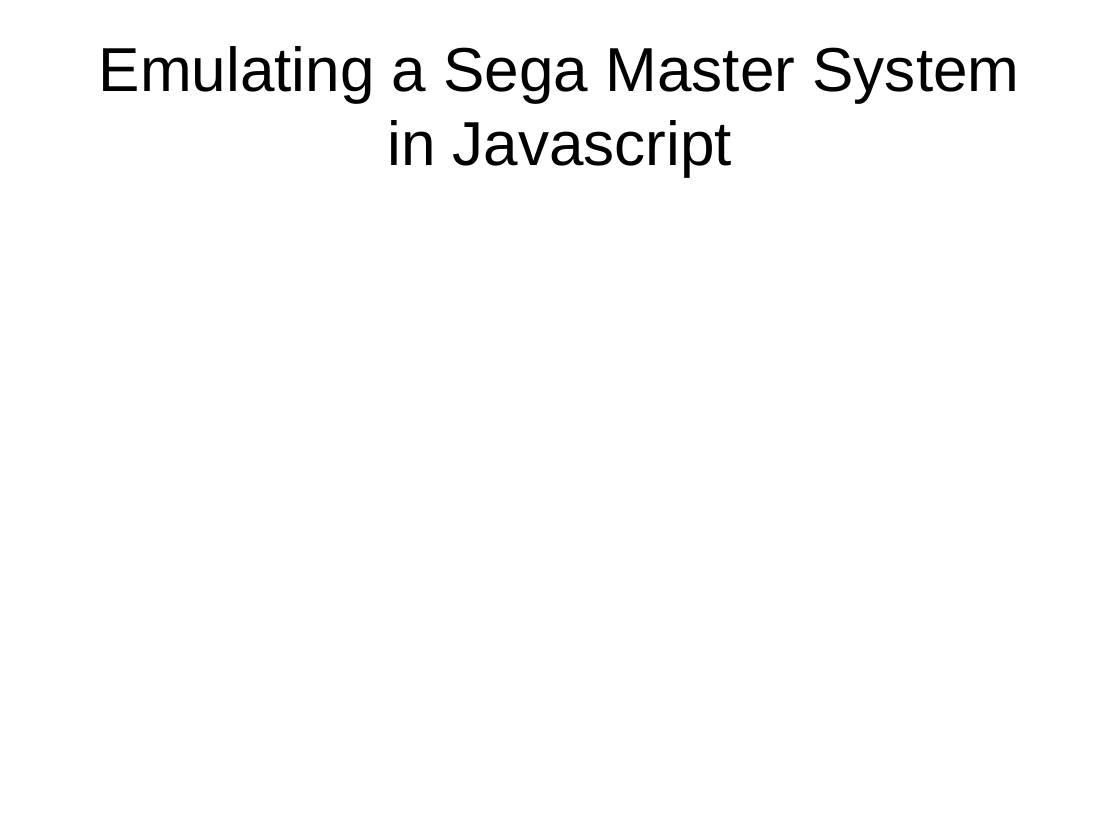
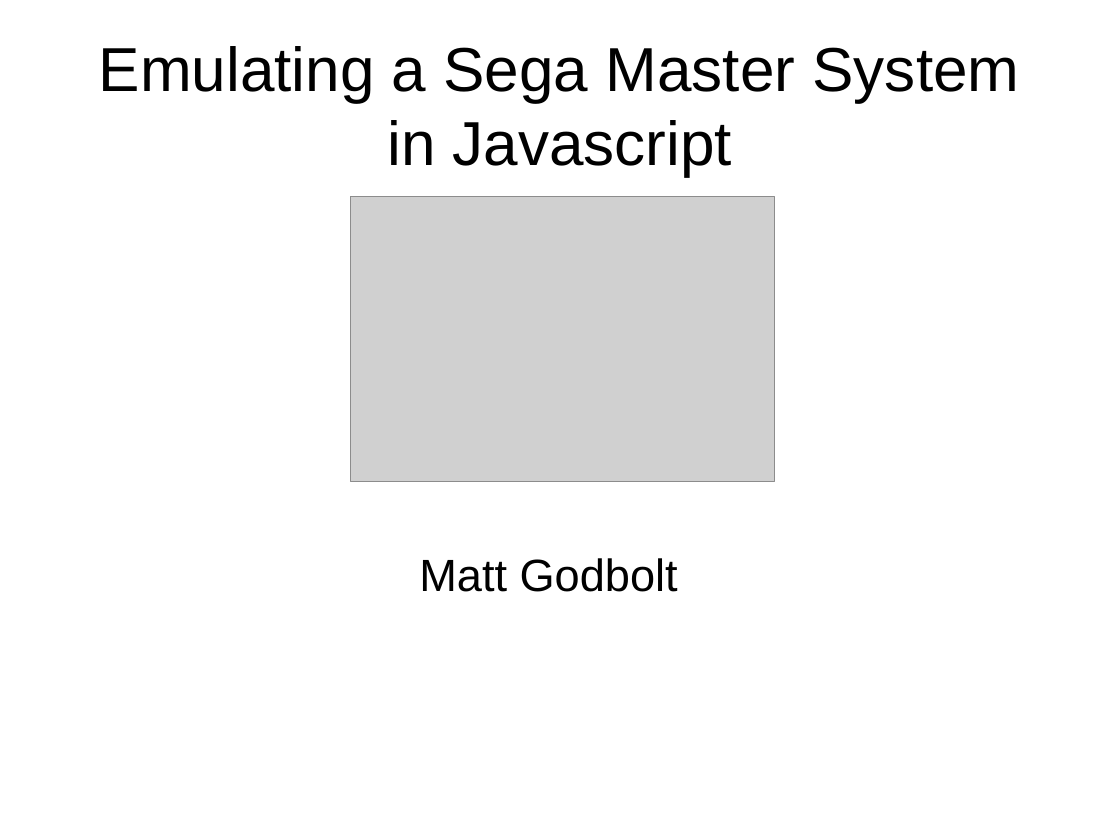
Before and after one commit to mattgodbolt/miracle-sms-emulator, a slide deck: slide 1 of emulating.odp. Drawn at 1120x840 pixels with LibreOffice and Linux fonts; fonts in the diff are those of the drawing; grey boxes stand for pictures. Boxes give left, top, right and bottom in pixels: in the first picture for what was removed or moved away, otherwise in the second. Text is boxed around its words. In the diff, an @@ line names an element or a change of style, - is before the commit and + after.

```diff
--- a/emulating.odp
+++ b/emulating.odp
@@ picture added at bbox=[351, 196, 774, 481] @@
@@ subtitle added at bbox=[419, 558, 678, 592], 32 pt, text #000000 @@
+Matt Godbolt
```
Also in this commit, not shown: 2 other slides changed, 4 slides added, 2 slides removed, 1 other file.
